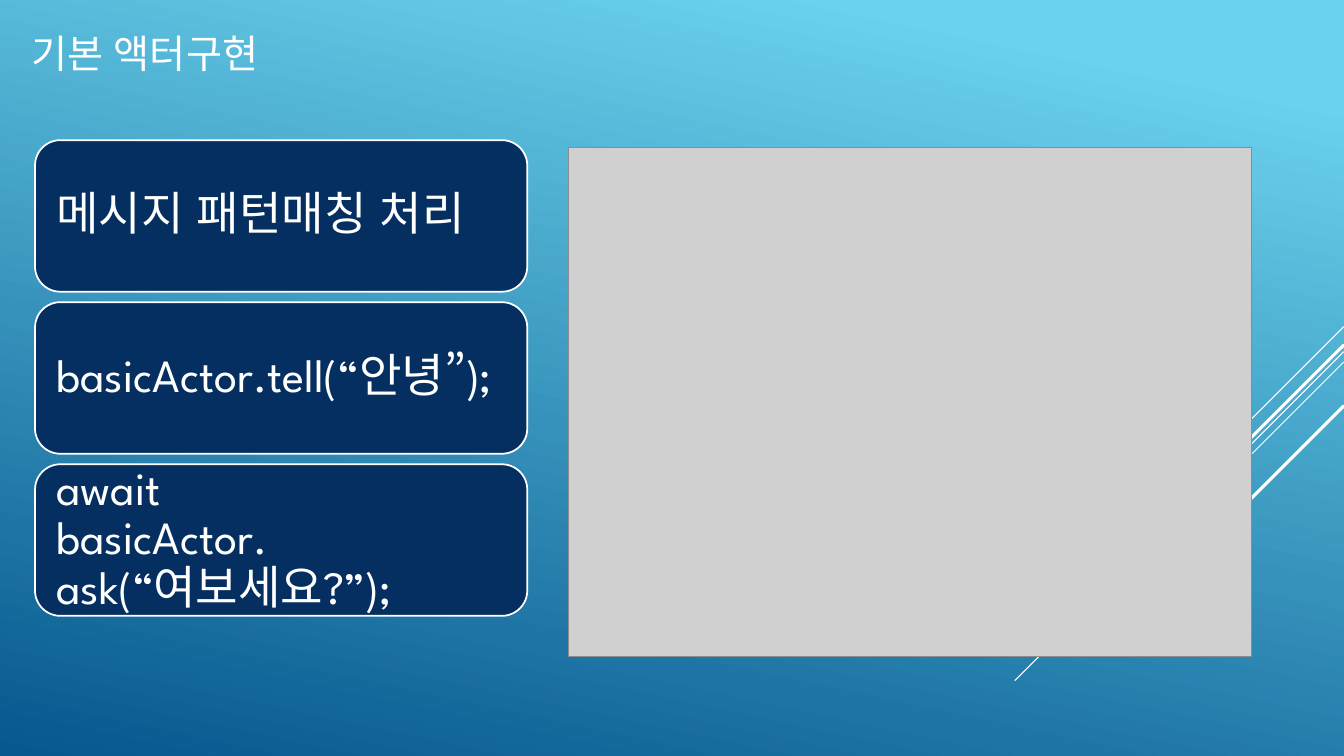
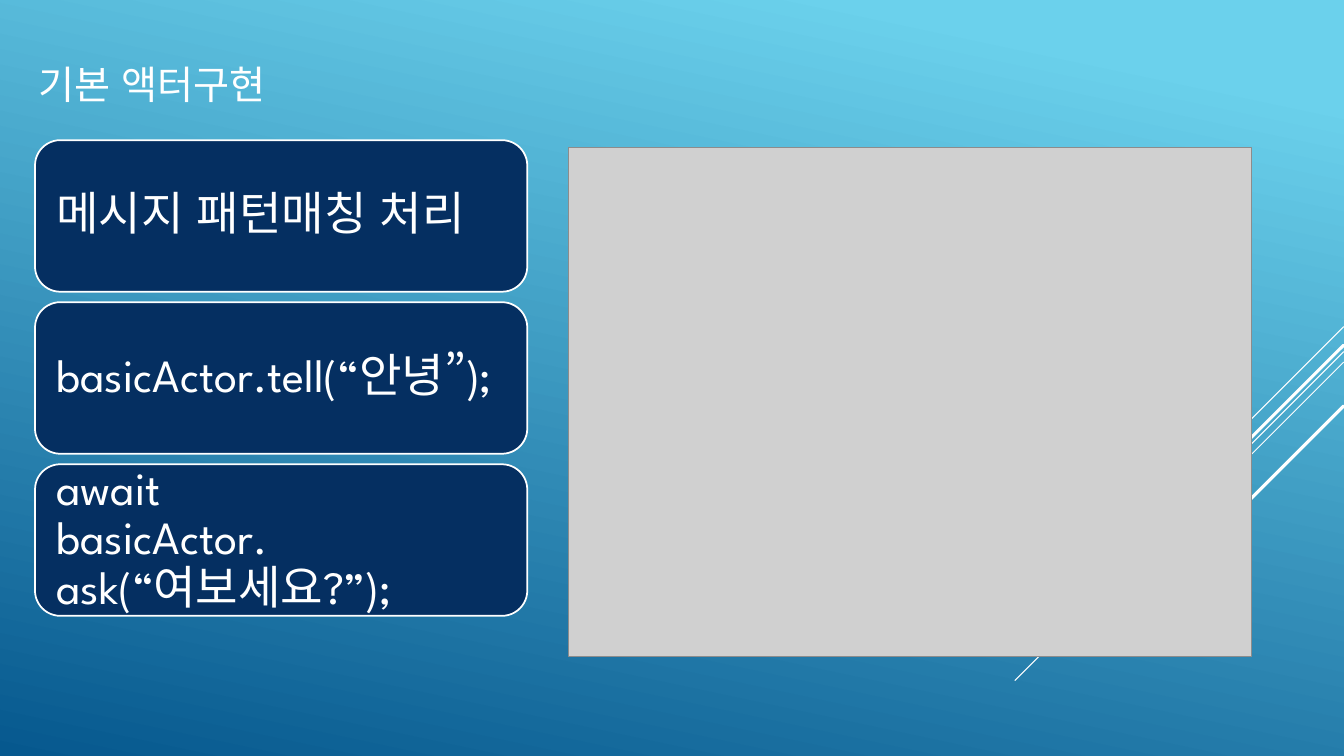
Before and after one commit to psmon/AkkaForNetCore, a slide deck: slide 10 of Doc/AKKA Introduce.pptx. Drawn at 1344x756 pixels with LibreOffice and Linux fonts; fonts in the diff are those of the drawing; grey boxes stand for pictures. Boxes give left, top, right and bottom in pixels: in the first picture for what was removed or moved away, otherwise in the second. Text is boxed around its words. In the diff, an @@ line names an element or a change of style, - is before the commit and + after.

```diff
--- a/Doc/AKKA Introduce.pptx
+++ b/Doc/AKKA Introduce.pptx
@@ title "기본 액터구현": place and size @@
-title "기본 액터구현" at [31, 35, 258, 71]
+title "기본 액터구현" at [39, 66, 266, 102]
```
Also in this commit, not shown: 3 other slides changed.
